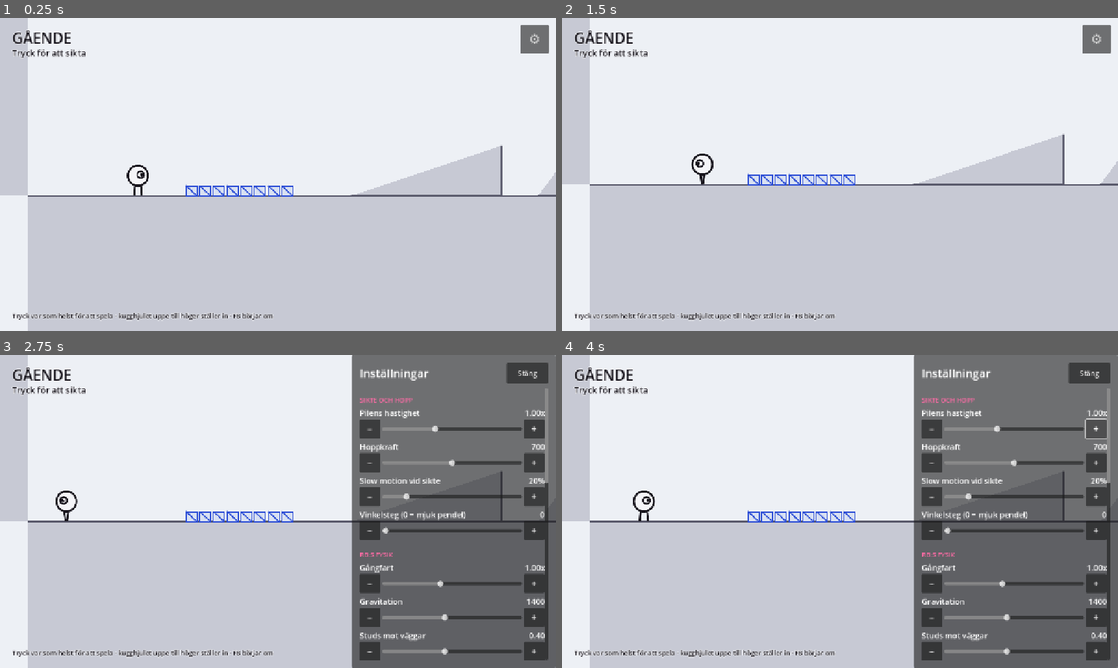
Above: before the commit, frames 1-4 (two rows, left to right).
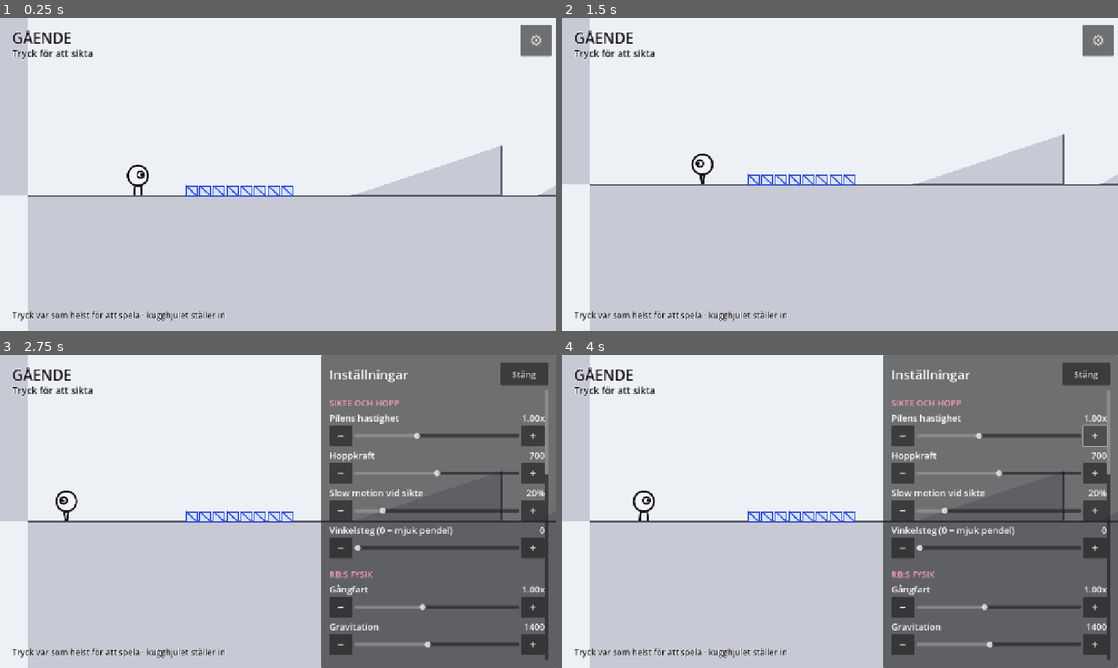
Above: after the commit, the same moments.

Repository: ojojboll-ui/Robo-ball
Game: Godot game, scene res://main/main.tscn
Two runs of this game, one before a commit and one after it. Both use one fixed random seed, a clock stepped at 60 frames per second and the inputs below.
Inputs:
- Up to frame 1 (0.25 s): no input
- Up to frame 2 (1.5 s): click "⚙" at 0.5 s; click "Stäng" at 1.25 s
- Up to frame 3 (2.75 s): click "⚙" at 2 s
- Up to frame 4 (4 s): click "−" at 2.75 s; click "+" at 3.5 s

The runs differ from the first frame. In frame 1, 1.1% of the frame differs, in the area x 2-100%, y 2-97%; in frame 2, 1.1%; in frame 3, 16%; in frame 4, 16%, in the area x 2-99%, y 0-100%.

Commit message:
Make the panel readable and the second ramp climbable
Playtest notes: the section headings were too dim to read and the panel
text too small, and the second ramp could not be walked up.

- Section headings go from a dark pink that barely separated from the
  panel background to a light one, and every label, value and button in
  the panel grows a few points. The panel widens to fit. Headings you
  have to squint at are exactly what this project should not ship, even
  in a tool meant for adults.
- The steep ramp was 190 tall over 140 wide — 54 degrees, past the angle
  RB can hold, so it acted as a wall. Now 140 over 230, around 32
  degrees: clearly steeper than the gentle ramp and still walkable.
  Verified by simulation, RB climbs it.
- The HUD footer no longer runs under the open panel.

Co-Authored-By: Claude Opus 5 <noreply@anthropic.com>
Claude-Session: https://claude.ai/code/session_01BFuXiawrAFSoffrH8t6SUi

Diff:
--- a/game/core/palette.gd
+++ b/game/core/palette.gd
@@ -7,9 +7,10 @@
 const INK := Color(0.09, 0.08, 0.11)
 const SHELL := Color(0.96, 0.96, 0.97)
 const PINK := Color(0.88, 0.07, 0.41)
-## Ljusare variant för text på panelens mörka bakgrund — den mörka rosa läser
-## för svagt där.
-const PINK_UI := Color(1.0, 0.42, 0.65)
+## Text på panelens mörka bakgrund. Den mörka rosa läser alldeles för svagt där,
+## och rubriker som man måste kisa efter är precis vad det här projektet inte ska
+## innehålla — även i ett verktyg för vuxna.
+const PINK_UI := Color(1.0, 0.62, 0.76)
 const BLUE := Color(0.18, 0.31, 0.84)
 const GROUND := Color(0.78, 0.79, 0.83)
 const GROUND_EDGE := Color(0.35, 0.35, 0.42)
--- a/game/ui/hud.gd
+++ b/game/ui/hud.gd
@@ -12,13 +12,13 @@
 
 func _ready() -> void:
 	_state_label = _make_label(Vector2(28, 22), 34)
-	_hint_label = _make_label(Vector2(28, 66), 20)
-	_foot_label = _make_label(Vector2(28, 0), 15)
+	_hint_label = _make_label(Vector2(28, 66), 22)
+	_foot_label = _make_label(Vector2(28, 0), 19)
 	_foot_label.anchor_top = 1.0
 	_foot_label.anchor_bottom = 1.0
-	_foot_label.offset_top = -46.0
+	_foot_label.offset_top = -50.0
 	_foot_label.offset_bottom = -14.0
-	_foot_label.text = "Tryck var som helst för att spela · kugghjulet uppe till höger ställer in · F8 börjar om"
+	_foot_label.text = "Tryck var som helst för att spela · kugghjulet ställer in"
 
 func _make_label(pos: Vector2, size: int) -> Label:
 	var label := Label.new()
--- a/game/ui/tuning_panel.gd
+++ b/game/ui/tuning_panel.gd
@@ -15,8 +15,8 @@
 signal restart_requested
 signal travel_requested(position: Vector2)
 
-const PANEL_WIDTH := 470.0
-const ROW_HEIGHT := 44.0
+const PANEL_WIDTH := 540.0
+const ROW_HEIGHT := 48.0
 
 var _panel: PanelContainer
 var _rows: VBoxContainer
@@ -32,8 +32,8 @@
 
 	var gear := Button.new()
 	gear.text = "⚙"
-	gear.add_theme_font_size_override("font_size", 30)
-	gear.custom_minimum_size = Vector2(66, 66)
+	gear.add_theme_font_size_override("font_size", 34)
+	gear.custom_minimum_size = Vector2(72, 72)
 	gear.set_anchors_preset(Control.PRESET_TOP_RIGHT)
 	gear.position = Vector2(-82, 16)
 	gear.tooltip_text = "Inställningar för speltest"
@@ -62,12 +62,13 @@
 	var head := HBoxContainer.new()
 	var title := Label.new()
 	title.text = "Inställningar"
-	title.add_theme_font_size_override("font_size", 26)
+	title.add_theme_font_size_override("font_size", 30)
 	title.size_flags_horizontal = Control.SIZE_EXPAND_FILL
 	head.add_child(title)
 	var close := Button.new()
 	close.text = "Stäng"
-	close.custom_minimum_size = Vector2(96, 48)
+	close.custom_minimum_size = Vector2(110, 52)
+	close.add_theme_font_size_override("font_size", 20)
 	close.pressed.connect(toggle)
 	head.add_child(close)
 	column.add_child(head)
@@ -149,7 +150,8 @@
 	_section("Lekplatsen")
 	var restart := Button.new()
 	restart.text = "Börja om — ställ tillbaka alla lådor"
-	restart.custom_minimum_size = Vector2(0, 52)
+	restart.custom_minimum_size = Vector2(0, 58)
+	restart.add_theme_font_size_override("font_size", 20)
 	restart.pressed.connect(func() -> void: restart_requested.emit())
 	_rows.add_child(restart)
 	_travel_buttons()
@@ -163,7 +165,8 @@
 		var pos: Vector2 = point["pos"]
 		var button := Button.new()
 		button.text = str(point["name"])
-		button.custom_minimum_size = Vector2(0, 48)
+		button.custom_minimum_size = Vector2(0, 54)
+		button.add_theme_font_size_override("font_size", 19)
 		button.size_flags_horizontal = Control.SIZE_EXPAND_FILL
 		button.pressed.connect(func() -> void: travel_requested.emit(pos))
 		grid.add_child(button)
@@ -177,7 +180,7 @@
 	_rows.add_child(spacer)
 	var label := Label.new()
 	label.text = title.to_upper()
-	label.add_theme_font_size_override("font_size", 15)
+	label.add_theme_font_size_override("font_size", 20)
 	label.add_theme_color_override("font_color", Palette.PINK_UI)
 	_rows.add_child(label)
 
@@ -191,12 +194,12 @@
 	var head := HBoxContainer.new()
 	var name_label := Label.new()
 	name_label.text = title
-	name_label.add_theme_font_size_override("font_size", 18)
+	name_label.add_theme_font_size_override("font_size", 21)
 	name_label.size_flags_horizontal = Control.SIZE_EXPAND_FILL
 	head.add_child(name_label)
 	var value_label := Label.new()
 	value_label.text = fmt % (value * display_scale)
-	value_label.add_theme_font_size_override("font_size", 18)
+	value_label.add_theme_font_size_override("font_size", 21)
 	head.add_child(value_label)
 	row.add_child(head)
 
@@ -233,16 +236,16 @@
 func _step_button(text: String) -> Button:
 	var button := Button.new()
 	button.text = text
-	button.custom_minimum_size = Vector2(48, ROW_HEIGHT)
-	button.add_theme_font_size_override("font_size", 22)
+	button.custom_minimum_size = Vector2(54, ROW_HEIGHT)
+	button.add_theme_font_size_override("font_size", 26)
 	return button
 
 func _check(title: String, value: bool, setter: Callable) -> void:
 	var check := CheckButton.new()
 	check.text = title
 	check.button_pressed = value
-	check.custom_minimum_size = Vector2(0, 46)
-	check.add_theme_font_size_override("font_size", 18)
+	check.custom_minimum_size = Vector2(0, 52)
+	check.add_theme_font_size_override("font_size", 21)
 	check.toggled.connect(func(on: bool) -> void:
 		setter.call(on)
 		Settings.notify_changed()
@@ -252,11 +255,11 @@
 func _choice(title: String, options: Array, current: int, setter: Callable) -> void:
 	var label := Label.new()
 	label.text = title
-	label.add_theme_font_size_override("font_size", 18)
+	label.add_theme_font_size_override("font_size", 21)
 	_rows.add_child(label)
 	var picker := OptionButton.new()
-	picker.custom_minimum_size = Vector2(0, 48)
-	picker.add_theme_font_size_override("font_size", 18)
+	picker.custom_minimum_size = Vector2(0, 54)
+	picker.add_theme_font_size_override("font_size", 21)
 	for i in options.size():
 		picker.add_item(str(options[i]), i)
 	picker.selected = clampi(current, 0, options.size() - 1)
--- a/game/world/level.gd
+++ b/game/world/level.gd
@@ -44,9 +44,10 @@
 	# Svag lutning — RB går uppför utan att tappa fäste.
 	ramps.append(PackedVector2Array([
 		Vector2(650, GROUND_Y), Vector2(980, GROUND_Y), Vector2(980, GROUND_Y - 110)]))
-	# Brant lutning — här börjar gravitationen ta över.
+	# Brantare lutning, men fortfarande gåbar. Var 190 hög på 140 bredd, alltså
+	# 54 grader — brantare än RB får fäste i, så den fungerade som en vägg.
 	ramps.append(PackedVector2Array([
-		Vector2(1060, GROUND_Y), Vector2(1200, GROUND_Y), Vector2(1200, GROUND_Y - 190)]))
+		Vector2(1060, GROUND_Y), Vector2(1290, GROUND_Y), Vector2(1290, GROUND_Y - 140)]))
 	# Hoppbacke: kurvan blir brantare mot slutet, så farten går uppåt.
 	ramps.append(_curve(2560.0, 300.0, 150.0, false))
 	# Kvartspipa: brant vid foten, flackare på toppen.
